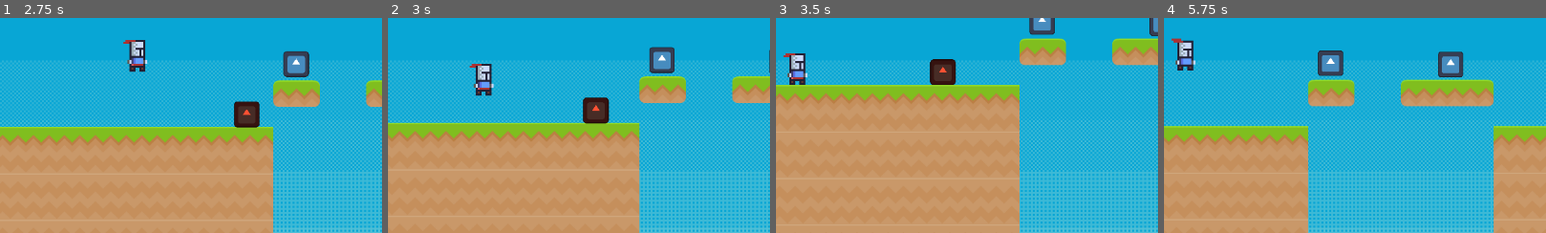
Above: before the commit, frames 1-4 (left to right).
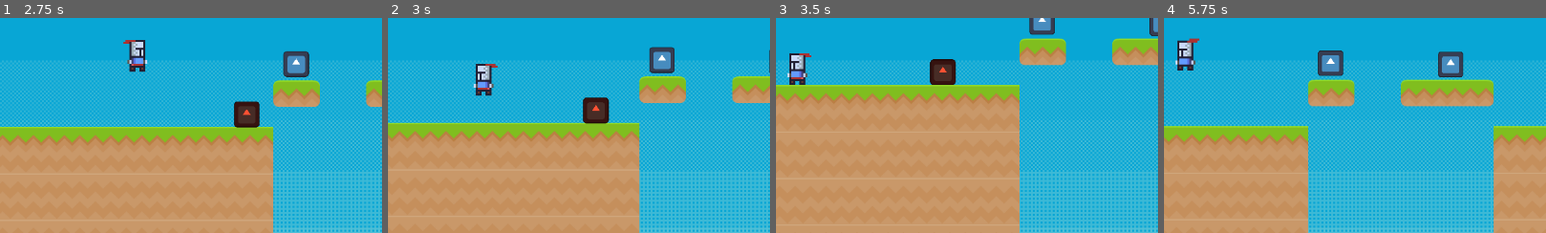
Above: after the commit, the same moments.

Repository: ntGeo/Godot_1
Game: Godot game, scene res://menú.tscn
Two runs of this game, one before a commit and one after it. Both use one fixed random seed, a clock stepped at 60 frames per second and the inputs below. The engine's default icon, where the game draws it, is replaced by a stand-in: a white triangle on a blue panel in a dark square.
Inputs:
- Up to frame 1 (2.75 s): click "Jugar" at 0.5 s; tap Enter (ui_accept) at 1.25, 1.52, 2.27 s; hold Right (ui_right) from 1.28 s (still down)
- Up to frame 2 (3 s): release Right (ui_right) at 2.78 s; hold Left (ui_left) from 2.78 s (still down)
- Up to frame 3 (3.5 s): keep holding Left (ui_left)
- Up to frame 4 (5.75 s): release Left (ui_left) at 3.53 s; hold Right (ui_right) 3.53-5.03 s; tap Enter (ui_accept) at 3.77, 4.52, 5.27 s; hold Left (ui_left) from 5.03 s (still down)
The pictures show only the part of the screen within x 45-95%, y 35-85%; the shares and areas given below are measured in that part.

Frame 1 is identical in both runs. In frame 2, 0.3% of the frame differs, in the area x 21-29%, y 21-34%; in frame 3, 0.4%; in frame 4, 0.4%, in the area x 2-10%, y 9-22%.

Commit message:
Horientaciòn izq en personaje

Diff:
--- a/jugador.gd
+++ b/jugador.gd
@@ -48,3 +48,9 @@
 	# Este valor puede ajustarse según el tamaño del nivel.
 	if position.y > 800:
 		get_tree().change_scene_to_file("res://game_over.tscn")
+
+	# Voltear el sprite según la dirección de movimiento
+	if direccion > 0:
+		$AnimatedSprite2D.flip_h = false  # mirando a la derecha
+	elif direccion < 0:
+		$AnimatedSprite2D.flip_h = true   # mirando a la izquierda
